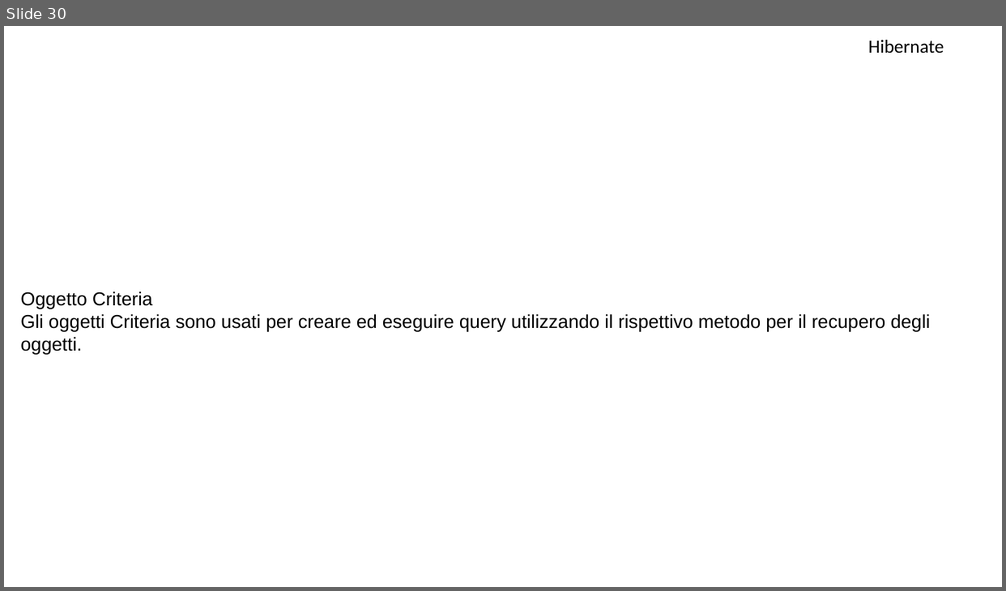
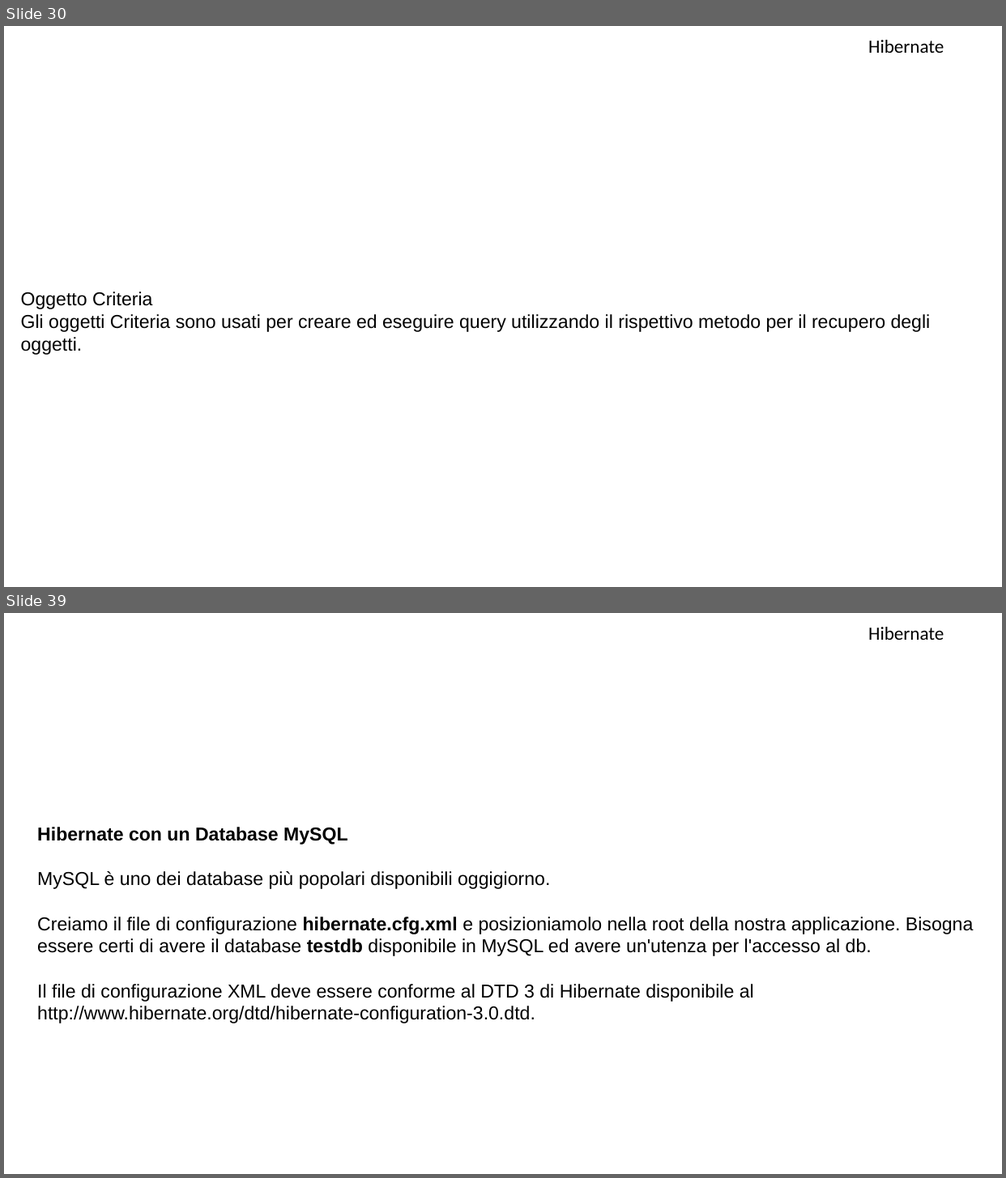
Before and after one commit to MarioMoro/Corso-Java-2019, a slide deck: Hibernate.pptx. Shown one above the other, each under a label of ours: slide 30 before the commit, slides 30 and 39 after it; the slides between them are not shown. The pictures are 1006x591 and 1006x1178 pixels, drawn with LibreOffice and Linux fonts; fonts in the diff are those of the drawing; background and template pictures are left out. Boxes give left, top, right and bottom in pixels: in the first picture for what was removed or moved away, otherwise in the second. Text is boxed around its words. In the diff, an @@ line names an element or a change of style, - is before the commit and + after.

```diff
--- a/Hibernate.pptx
+++ b/Hibernate.pptx
@@ slide 39 added at (x1=4, y1=613, x2=1002, y2=1174), background picture (left out) @@
@@ text added at (x1=868, y1=627, x2=944, y2=640), 18 pt, text #000000 @@
+Hibernate
@@ text added at (x1=37, y1=827, x2=973, y2=1024), 18 pt, text #000000 @@
+Hibernate con un Database MySQL
+MySQL è uno dei database più popolari disponibili oggigiorno.
+Creiamo il file di configurazione hibernate.cfg.xml e posizioniamolo nella root della nostra applicazione. Bisogna essere certi di avere il database testdb disponibile in MySQL ed avere un'utenza per l'accesso al db.
+Il file di configurazione XML deve essere conforme al DTD 3 di Hibernate disponibile al http://www.hibernate.org/dtd/hibernate-configuration-3.0.dtd.
```
Also in this commit, not shown: 2 slides changed, 26 other slides added, 5 other files.
